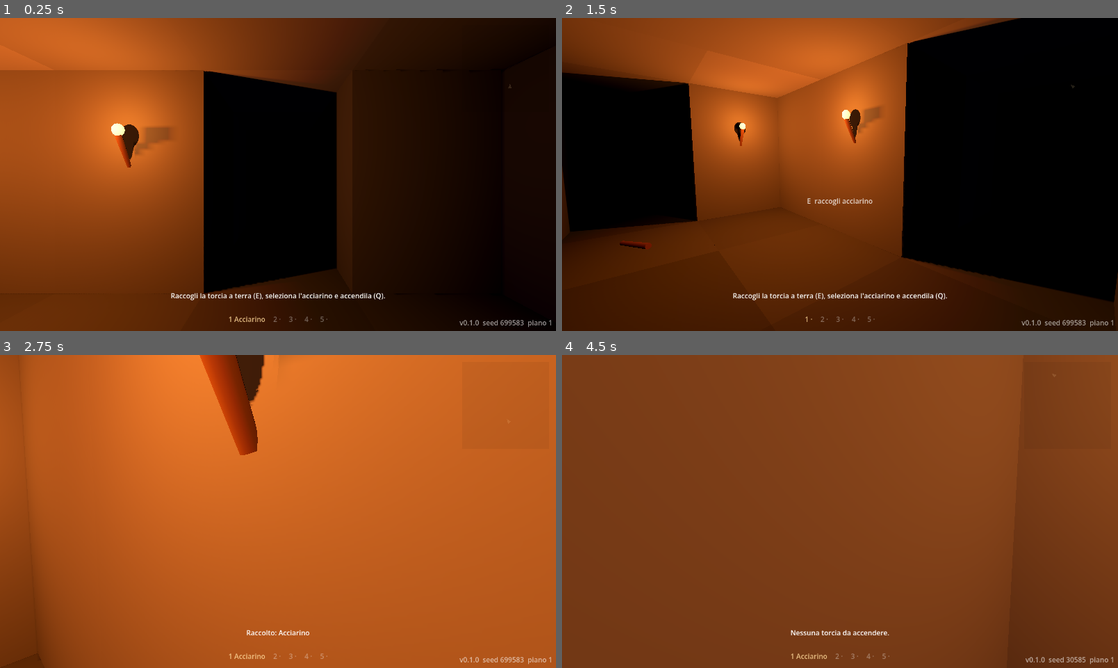
Above: before the commit, frames 1-4 (two rows, left to right).
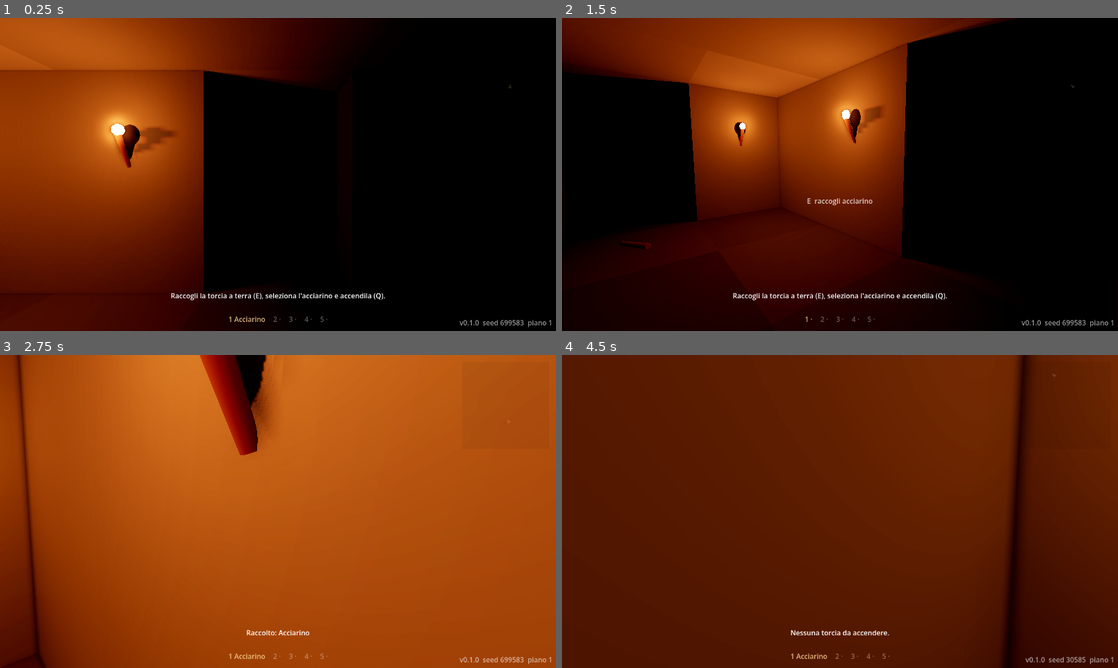
Above: after the commit, the same moments.

Repository: Yanez86/dungeon-oscurita
Game: Godot game, scene res://scenes/main.tscn
Same seed, same stepped clock (60 frames per second), same inputs: the game is played once before the commit and once after it.
Inputs (mouse positions are in pixels of both pictures, inside the frame that each line leads up to):
- Up to frame 1 (0.25 s): no input
- Up to frame 2 (1.5 s): move the mouse to (962, 158) at 0.52 s; hold D (move_right) 0.53-1.28 s; hold Ctrl (crouch) 0.53-1.28 s; click (962, 158) at 0.67 s; move the mouse to (812, 174) at 1.27 s; hold W (move_forward) from 1.28 s (still down); tap G (drop) at 1.35 s
- Up to frame 3 (2.75 s): keep holding W (move_forward); move the mouse to (289, 505) at 2.02 s; tap E (interact) at 2.1 s
- Up to frame 4 (4.5 s): keep holding W (move_forward); move the mouse to (834, 517) at 2.77 s; tap R (new_run) at 2.85 s; move the mouse to (878, 514) at 3.52 s; tap Q (new_torch) at 3.6 s; move the mouse to (795, 508) at 4.27 s; tap Shift (sprint) at 4.35 s

The runs differ from the first frame. In frame 1, 51% of the frame differs, in the area x 0-99%, y 0-100%; in frame 2, 46%; in frame 3, 12%; in frame 4, 100%, in the area x 0-100%, y 0-100%.

Commit message:
Grafica: glow, SSAO, tonemap ACES e torce che ondeggiano
Co-Authored-By: Claude Opus 5.5 <noreply@anthropic.com>

Diff:
--- a/scenes/main.tscn
+++ b/scenes/main.tscn
@@ -12,10 +12,24 @@
 ambient_light_source = 2
 ambient_light_color = Color(0.35, 0.4, 0.55, 1)
 ambient_light_energy = 0.04
-tonemap_mode = 2
+tonemap_mode = 3
+tonemap_white = 6.0
+ssao_enabled = true
+ssao_radius = 1.2
+ssao_intensity = 2.5
+ssao_light_affect = 0.3
+glow_enabled = true
+glow_intensity = 0.9
+glow_strength = 1.1
+glow_bloom = 0.05
+glow_blend_mode = 1
+glow_hdr_threshold = 0.9
 fog_enabled = true
 fog_light_color = Color(0, 0, 0, 1)
 fog_density = 0.06
+adjustment_enabled = true
+adjustment_contrast = 1.12
+adjustment_saturation = 0.9
 
 [node name="Main" type="Node3D"]
 script = ExtResource("1_main")
--- a/scripts/dungeon/wall_torch.gd
+++ b/scripts/dungeon/wall_torch.gd
@@ -7,10 +7,14 @@
 @export var light_range := 6.0
 @export var light_color := Color(1.0, 0.6, 0.28)
 @export var flicker_amount := 0.15
+@export var gust_amount := 0.1
+@export var sway := 0.03  ## metri: la fiamma ondeggia e le ombre danzano
 
 var _light := OmniLight3D.new()
+var _flame := MeshInstance3D.new()
 var _noise := FastNoiseLite.new()
 var _time := 0.0
+var _light_base := Vector3.ZERO
 
 
 func _ready() -> void:
@@ -29,20 +33,20 @@
 	stick.rotation.x = tilt
 	add_child(stick)
 
-	var flame := MeshInstance3D.new()
 	var sphere := SphereMesh.new()
 	sphere.radius = 0.07
 	sphere.height = 0.16
 	sphere.material = _material(light_color, true)
-	flame.mesh = sphere
-	flame.position = top + Vector3(0, 0.06, 0)
-	add_child(flame)
+	_flame.mesh = sphere
+	_flame.position = top + Vector3(0, 0.06, 0)
+	add_child(_flame)
 
 	_light.light_color = light_color
 	_light.omni_range = light_range
 	_light.light_energy = light_energy
 	_light.shadow_enabled = true  # la luce non passa attraverso i muri
-	_light.position = top + Vector3(0, 0.1, 0.2)
+	_light_base = top + Vector3(0, 0.1, 0.2)
+	_light.position = _light_base
 	add_child(_light)
 
 	# Sfasamento stabile: ogni torcia sfarfalla a modo suo.
@@ -52,7 +56,15 @@
 
 func _process(delta: float) -> void:
 	_time += delta
-	_light.light_energy = light_energy * (1.0 + _noise.get_noise_1d(_time * 8.0) * flicker_amount)
+	var fast := _noise.get_noise_1d(_time * 8.0) * flicker_amount
+	var gust := _noise.get_noise_1d(_time * 1.5 + 100.0) * gust_amount
+	_light.light_energy = light_energy * (1.0 + fast + gust)
+	_light.position = _light_base + Vector3(
+		_noise.get_noise_1d(_time * 6.0 + 200.0),
+		_noise.get_noise_1d(_time * 6.0 + 300.0),
+		0.0) * sway
+	# La fiamma si allunga e si accorcia insieme alla luce.
+	_flame.scale = Vector3(1.0 - fast * 0.5, 1.0 + fast * 1.5 + gust, 1.0 - fast * 0.5)
 
 
 func _material(color: Color, glowing: bool) -> StandardMaterial3D:
--- a/scripts/player/torch.gd
+++ b/scripts/player/torch.gd
@@ -10,12 +10,15 @@
 @export var full_range := 9.0
 @export var min_range := 2.5
 @export var burn_color := Color(1.0, 0.62, 0.3)
+@export var gust_amount := 0.12    ## variazione lenta, come una corrente d'aria
+@export var sway := 0.03           ## metri: la fiamma ondeggia e le ombre danzano
 
 var fuel := 0.0
 var lit := true
 
 var _noise := FastNoiseLite.new()
 var _time := 0.0
+var _base_position := Vector3.ZERO
 
 
 func _ready() -> void:
@@ -23,6 +26,7 @@
 	light_color = burn_color
 	shadow_enabled = true
 	_noise.frequency = 1.0
+	_base_position = position
 
 
 func _process(delta: float) -> void:
@@ -35,7 +39,12 @@
 
 	var ratio := fuel / max_fuel
 	var flicker_amount := lerpf(0.45, 0.06, ratio)  # più sfarfallio verso la fine
-	var flicker := 1.0 + _noise.get_noise_1d(_time * 10.0) * flicker_amount
+	var gust := _noise.get_noise_1d(_time * 1.5 + 100.0) * gust_amount
+	var flicker := 1.0 + _noise.get_noise_1d(_time * 10.0) * flicker_amount + gust
+	position = _base_position + Vector3(
+		_noise.get_noise_1d(_time * 6.0 + 200.0),
+		_noise.get_noise_1d(_time * 6.0 + 300.0),
+		0.0) * sway
 	var target := full_energy * lerpf(0.3, 1.0, ratio) * flicker if lit else 0.0
 	light_energy = lerpf(light_energy, target, minf(20.0 * delta, 1.0))
 	omni_range = lerpf(min_range, full_range, ratio)
